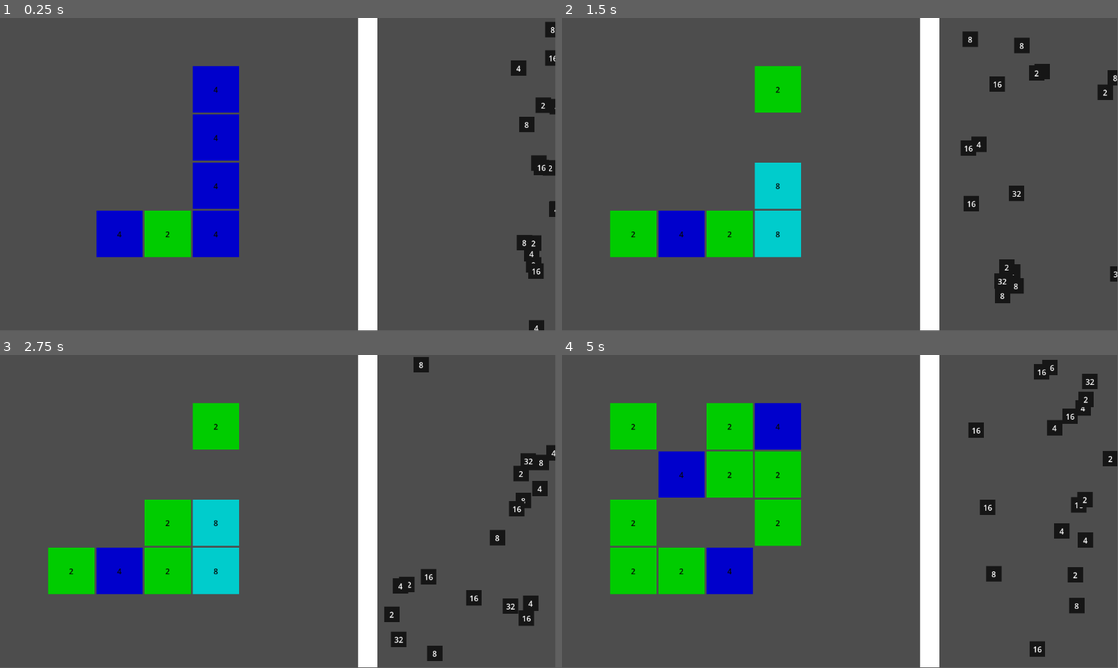
Above: before the commit, frames 1-4 (two rows, left to right).
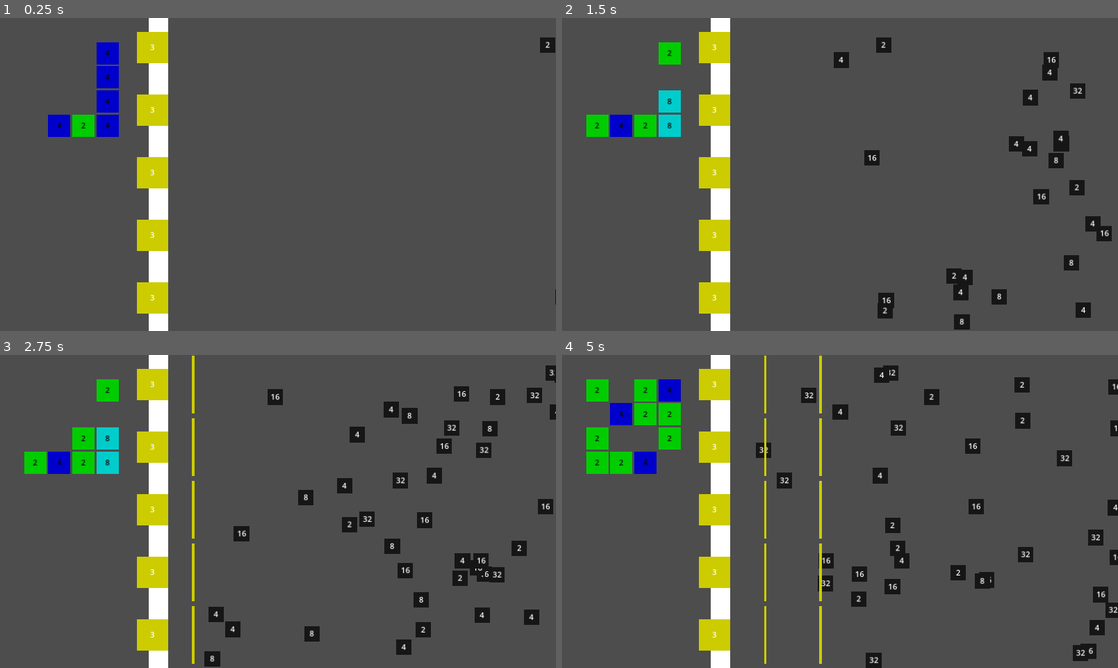
Above: after the commit, the same moments.

Repository: progstuff/2048TdPrototype
Game: Godot game, scene res://Data/WorldScene.tscn
Two runs of this game, one before a commit and one after it. Both use one fixed random seed, a clock stepped at 60 frames per second and the inputs below. Before the commit the project starts from res://Managers/WorldScene.tscn.
Inputs:
- Up to frame 1 (0.25 s): no input
- Up to frame 2 (1.5 s): hold Right (right) 0.53-1.28 s; hold Down (down) from 1.28 s (still down)
- Up to frame 3 (2.75 s): release Down (down) at 2.03 s; hold Right (right) from 2.03 s (still down)
- Up to frame 4 (5 s): release Right (right) at 2.78 s; hold Up (up) 2.78-3.53 s; hold Left (left) from 3.53 s (still down); tap R (restart) at 4.15 s
In our replay, the window is 799x449 before the commit and 800x450 after it. These sizes can differ from the game's own. Grey fills any space a smaller window leaves; there, only what the larger window draws over its background counts as a difference.

The runs differ from the first frame. In frame 1, 18% of the frame differs, in the area x 8-100%, y 0-100%; in frame 2, 21%; in frame 3, 25%; in frame 4, 29%, in the area x 4-100%, y 0-100%.

Commit message:
Добавил взаимодействие врагов со стеной, снарядов с врагами

Diff:
--- /dev/null
+++ b/Data/BulletScene.tscn
@@ -0,0 +1,21 @@
+[gd_scene load_steps=3 format=3 uid="uid://btpuviaph7ow8"]
+
+[ext_resource type="Script" path="res://Data/BulletScript.gd" id="1_med6v"]
+
+[sub_resource type="RectangleShape2D" id="RectangleShape2D_ajp7f"]
+size = Vector2(11, 120)
+
+[node name="Bullet" type="Node2D"]
+script = ExtResource("1_med6v")
+
+[node name="ColorRect" type="ColorRect" parent="."]
+offset_right = 5.0
+offset_bottom = 120.0
+
+[node name="bullet" type="Area2D" parent="."]
+collision_layer = 4
+collision_mask = 2
+
+[node name="CollisionShape2D" type="CollisionShape2D" parent="bullet"]
+position = Vector2(2.5, 60)
+shape = SubResource("RectangleShape2D_ajp7f")
--- /dev/null
+++ b/Data/BulletScript.gd
@@ -0,0 +1,56 @@
+extends Node2D
+class_name BulletElement
+
+var lvl = 1
+var speed = 100 #скорость в пикс в сек
+var power = pow(2, lvl)
+var startY = 0
+var isActive = false
+@onready var rect = $ColorRect
+
+func _ready() -> void:
+	pass
+
+func init(_lvl: int, _pos: Vector2):
+	startY = _pos.y
+	position = _pos
+	change_lvl(_lvl)
+	speed = 20*lvl
+
+	activate()
+
+func change_lvl(_lvl: int) -> void:
+	lvl = _lvl
+
+	if rect == null:
+		rect = $ColorRect
+	if(lvl == 0):
+		rect.color = Color(0.8, 0, 0, 1)
+	elif(lvl == 1):
+		rect.color = Color(0, 0.8, 0, 1)
+	elif(lvl == 2):
+		rect.color = Color(0, 0, 0.8, 1)
+	elif(lvl == 3):
+		rect.color = Color(0.8, 0.8, 0, 1)
+	elif(lvl == 4):
+		rect.color = Color(0, 0.8, 0.8, 1)
+
+	power = pow(2, lvl)
+
+func activate():
+	visible = true
+	isActive = true
+
+func deactivate():
+	visible = false
+	position = Vector2(-100, -100)
+	isActive = false
+
+func get_power() -> int:
+	return power
+
+func _process(_delta: float) -> void:
+	if isActive:
+		var shift = speed * _delta
+		position.x = position.x + shift
+		position.y = startY - rect.size.y/2
--- a/Managers/CellManagerScene.tscn
+++ b/Data/CellManagerScene.tscn
@@ -1,6 +1,6 @@
 [gd_scene load_steps=2 format=3 uid="uid://cgpdm8wugakg6"]
 
-[ext_resource type="Script" path="res://Managers/CellManagerScript.gd" id="1_hfsw2"]
+[ext_resource type="Script" path="res://Data/CellManagerScript.gd" id="1_hfsw2"]
 
 [node name="CellManager" type="Node"]
 script = ExtResource("1_hfsw2")
--- a/Managers/CellManagerScript.gd
+++ b/Data/CellManagerScript.gd
@@ -1,7 +1,7 @@
 extends Node
 var pool = {}
 
-var cell = load("res://Managers/CellScene.tscn")
+var cell = load("res://Data/CellScene.tscn")
 
 func create_cell(_number: int, _position: Vector2, _index: Vector2i):
 	if(!pool.has(_number)):
--- a/Managers/CellScene.tscn
+++ b/Data/CellScene.tscn
@@ -1,6 +1,6 @@
 [gd_scene load_steps=3 format=3 uid="uid://dek6sj8g5exx3"]
 
-[ext_resource type="Script" path="res://Managers/CellScript.gd" id="1_pofgc"]
+[ext_resource type="Script" path="res://Data/CellScript.gd" id="1_pofgc"]
 
 [sub_resource type="LabelSettings" id="LabelSettings_tk3qg"]
 font_color = Color(0.0253638, 0.0253638, 0.0253638, 1)
--- a/Managers/CellScript.gd
+++ b/Data/CellScript.gd
@@ -108,9 +108,9 @@
 func is_need_remove() -> bool:
 	return isNeedRemove
 
-func endCheck() -> bool:
+func endCheck(_delta: float) -> bool:
 	var isEnd = false
-	var pos = position + moveVector
+	var pos = position + moveVector*_delta
 	if moveVector.y == 0:
 		if moveVector.x > 0:
 			if(pos.x > newPos.x):
@@ -127,11 +127,11 @@
 				isEnd = true
 	return isEnd
 
-func move():
+func move(_delta: float):
 	if(curState == MOVE_STATE.IDLE):
 		return
 
-	if(endCheck()):
+	if(endCheck(_delta)):
 		if(curState == MOVE_STATE.MOVE):
 			curState = MOVE_STATE.IDLE
 		elif(curState == MOVE_STATE.MERGE):
@@ -144,4 +144,4 @@
 			isNeedRemove = true
 		position = newPos
 	else:
-		position = position + moveVector
+		position = position + moveVector*_delta
--- a/Managers/EnemyScene.tscn
+++ b/Data/EnemyScene.tscn
@@ -1,6 +1,6 @@
 [gd_scene load_steps=3 format=3 uid="uid://tqd0btvajbpi"]
 
-[ext_resource type="Script" path="res://Managers/EnemyScript.gd" id="1_exsd8"]
+[ext_resource type="Script" path="res://Data/EnemyScript.gd" id="1_exsd8"]
 
 [sub_resource type="RectangleShape2D" id="RectangleShape2D_wiik2"]
 size = Vector2(32, 32)
@@ -37,6 +37,5 @@
 [node name="Collider" type="CollisionShape2D" parent="enemy"]
 position = Vector2(16, 16)
 shape = SubResource("RectangleShape2D_wiik2")
-disabled = true
 
 [connection signal="area_entered" from="enemy" to="." method="_on_enemy_area_entered"]
--- a/Managers/EnemyScript.gd
+++ b/Data/EnemyScript.gd
@@ -7,8 +7,10 @@
 @export var moveVector = Vector2(-1, 0)
 @export var speed = 10
 
+var isActivated = false
 var collider = null
 var powerLabel = null
+var spawner = null
 
 func init(_power: int, _health: int, _startPosition: Vector2, _speed: int):
 
@@ -27,19 +29,27 @@
 
 func activate():
 	visible = true
-	collider.disabled = false
 	position = startPosition
+	isActivated = true
 
 func deactivate():
+	isActivated = false
 	visible = false
-	collider.disabled = true
 	position = Vector2(-200, -200)
 
-func _process(delta: float) -> void:
-	if(collider.disabled):
+
+func _process(_delta: float) -> void:
+	if(!isActivated):
 		return
-	position = position + speed*moveVector
+	position = position + speed*moveVector*_delta
 
 func _on_enemy_area_entered(area: Area2D) -> void:
+	if spawner == null:
+		spawner = get_parent().get_parent()
 	if(area.name == "wall"):
-		get_parent().get_parent().remove_enemy(self)
+		spawner.remove_enemy(self)
+	if(area.name == "bullet"):
+		var damage = area.get_parent().get_power()
+		health = health - damage
+		if(health <= 0):
+			spawner.remove_enemy(self)
--- a/Managers/EnemySpawnerScene.tscn
+++ b/Data/EnemySpawnerScene.tscn
@@ -1,12 +1,12 @@
 [gd_scene load_steps=2 format=3 uid="uid://dvkjd5ay5u8qx"]
 
-[ext_resource type="Script" path="res://Managers/EnemySpawnerScript.gd" id="1_gyvgf"]
+[ext_resource type="Script" path="res://Data/EnemySpawnerScript.gd" id="1_gyvgf"]
 
 [node name="EnemySpawner" type="Node2D"]
 script = ExtResource("1_gyvgf")
 
 [node name="Timer" type="Timer" parent="."]
-wait_time = 0.03
+wait_time = 0.1
 
 [node name="Enemies" type="Node" parent="."]
 
--- a/Managers/EnemySpawnerScript.gd
+++ b/Data/EnemySpawnerScript.gd
@@ -2,18 +2,16 @@
 
 var pool = {}
 
-var enemy = load("res://Managers/EnemyScene.tscn")
-var enemies = null
+var enemy = load("res://Data/EnemyScene.tscn")
+@onready var enemies = $Enemies
 var timer = null
 
 @export var minEnemiesCnt = 7
 @export var maxEnemiesCnt = 15
 @export var minPower = 1
 @export var maxPower = 5
-@export var minHealth = 1
-@export var maxHealth = 5
-@export var minSpeed = 10
-@export var maxSpeed = 5
+@export var minSpeed = 100
+@export var maxSpeed = 500
 @export var minWaitTime = 0.5
 @export var maxWaitTime = 0.9
 
@@ -48,7 +46,7 @@
 	var power = _enemy.power
 	if(!pool.has(power)):
 		pool[power] = Array()
-
+	#enemies.call_deferred('remove_child', _enemy)
 	_enemy.deactivate()
 	pool[power].push_back(_enemy)
 
@@ -58,12 +56,12 @@
 
 	for i in range(0, enemiesCount):
 		var power = pow(2, randi_range(minPower, maxPower))
-		var health = pow(2, randi_range(minHealth, maxHealth))
 		var speed = randf_range(minSpeed, maxSpeed)
 		var x = randi_range(sz.x, sz.x+100)
-		var y = randi_range(0, sz.y)
-		var obj = create_enemy(power, health, Vector2(x, y), speed)
-		enemies.add_child(obj)
+		var y = randi_range(16, sz.y-16)
+		var obj = create_enemy(power, power, Vector2(x, y), speed)
+		if(!obj.get_parent() == enemies):
+			enemies.add_child(obj)
 
 	var waitTime = randf_range(minWaitTime, maxWaitTime)
 	timer.wait_time = waitTime
--- /dev/null
+++ b/Data/GameFieldScene.tscn
@@ -0,0 +1,11 @@
+[gd_scene load_steps=3 format=3 uid="uid://r3dwm0laxvoe"]
+
+[ext_resource type="Script" path="res://Data/GameFieldScript.gd" id="1_vjir3"]
+[ext_resource type="PackedScene" uid="uid://cgpdm8wugakg6" path="res://Data/CellManagerScene.tscn" id="2_vqlpd"]
+
+[node name="GameField" type="Node2D"]
+script = ExtResource("1_vjir3")
+
+[node name="CellManager" parent="." instance=ExtResource("2_vqlpd")]
+
+[node name="CellsNode" type="Node2D" parent="."]
--- a/Managers/GameFieldScript.gd
+++ b/Data/GameFieldScript.gd
@@ -3,15 +3,15 @@
 @export var fieldRowsCnt = 4
 @export var fieldColumnsCnt = 4
 
-@export var cellHeightPx = 100
-@export var cellWidthPx = 100
+@export var cellHeightPx = 50
+@export var cellWidthPx = 50
 @export var borderWidthPx = 2
-@export var shiftSpeed = 50
-
-var moveTimer = null
+@export var shiftSpeed = 1000
+
 var cellManager = null
 var cellsNode = null
 
+var isShift = false
 var cellCoords = {} # Словарь индекс -> координата
 var cells = {} # Словарь индекс -> ячейка
 var shiftedCells = {}
@@ -40,9 +40,10 @@
 func _ready():
 	init()
 
+func get_width() -> int:
+	return (cellWidthPx + borderWidthPx) * fieldColumnsCnt
+
 func init():
-
-	position = Vector2i(100, 100)
 
 	init_values()
 	clear_field()
@@ -57,7 +58,7 @@
 	return Vector2i(cellWidth, cellHeight)
 
 func clear_field():
-	moveTimer.stop()
+	isShift = false
 	for cell in cellsNode.get_children():
 		cellsNode.remove_child(cell)
 
@@ -70,9 +71,6 @@
 func init_values():
 	if(cellManager == null):
 		cellManager = $CellManager
-
-	if(moveTimer == null):
-		moveTimer = $MoveTimer
 
 	if(cellsNode == null):
 		cellsNode = $CellsNode
@@ -162,7 +160,7 @@
 			shiftedCells[newInd] = shiftedCell
 			shiftedCell.set_new_pos(cellCoords[newInd])
 
-	moveTimer.start()
+	isShift = true
 
 
 func move_right() -> void:
@@ -214,7 +212,7 @@
 			shiftedCells[newInd] = shiftedCell
 			shiftedCell.set_new_pos(cellCoords[newInd])
 
-	moveTimer.start()
+	isShift = true
 
 func move_up() -> void:
 	if(isProcess):
@@ -265,7 +263,7 @@
 			shiftedCells[newInd] = shiftedCell
 			shiftedCell.set_new_pos(cellCoords[newInd])
 
-	moveTimer.start()
+	isShift = true
 
 func move_down() -> void:
 	if(isProcess):
@@ -316,18 +314,22 @@
 			shiftedCells[newInd] = shiftedCell
 			shiftedCell.set_new_pos(cellCoords[newInd])
 
-	moveTimer.start()
-
-func _on_move_timer_timeout() -> void:
+	isShift = true
+
+func _process(_delta: float) -> void:
+
+	if(!isShift):
+		return
+
 	var isNeedStop = true
 	for cellIndex in cells:
 		var cell = cells[cellIndex]
-		cell.move()
+		cell.move(_delta)
 		if(!cell.is_idle_state()):
 			isNeedStop = false
 
 	if(isNeedStop):
-		moveTimer.stop()
+		isShift = false
 
 		for cellIndex in cells:
 			var cell = cells[cellIndex]
--- /dev/null
+++ b/Data/TowerScene.tscn
@@ -0,0 +1,33 @@
+[gd_scene load_steps=2 format=3 uid="uid://byblx85v0ww5e"]
+
+[ext_resource type="Script" path="res://Data/TowerScript.gd" id="1_1oaj4"]
+
+[node name="Tower" type="Node2D"]
+script = ExtResource("1_1oaj4")
+
+[node name="ColorRect" type="ColorRect" parent="."]
+offset_right = 64.0
+offset_bottom = 64.0
+color = Color(0.0885599, 0.0885599, 0.0885599, 1)
+
+[node name="Label" type="Label" parent="ColorRect"]
+layout_mode = 1
+anchors_preset = 8
+anchor_left = 0.5
+anchor_top = 0.5
+anchor_right = 0.5
+anchor_bottom = 0.5
+offset_left = -20.0
+offset_top = -11.5
+offset_right = 20.0
+offset_bottom = 11.5
+grow_horizontal = 2
+grow_vertical = 2
+text = "65"
+horizontal_alignment = 1
+
+[node name="Bullets" type="Node" parent="."]
+
+[node name="Timer" type="Timer" parent="."]
+
+[connection signal="timeout" from="Timer" to="." method="_on_timer_timeout"]
--- /dev/null
+++ b/Data/TowerScript.gd
@@ -0,0 +1,73 @@
+extends Node2D
+
+@onready var rect = $ColorRect
+@onready var lvlLbl = $ColorRect/Label
+@onready var bullets = $Bullets
+@onready var timer = $Timer
+
+var bullet = load("res://Data/BulletScene.tscn")
+
+var pool = {}
+var lvl = 1
+
+func _ready() -> void:
+	pass
+
+func get_width()->int:
+	return rect.size.x
+
+func init(_lvl: int, pos: Vector2):
+	position = pos
+	change_lvl(_lvl)
+	start_shooting()
+
+func start_shooting():
+	timer.start()
+
+func stop_shooting():
+	timer.stop()
+
+func create_bullet():
+	if(!pool.has(lvl)):
+		pool[lvl] = Array()
+
+	var data = pool[lvl].pop_front()
+	if(data == null):
+		data = bullet.instantiate()
+
+	data.init(lvl, position + Vector2(rect.size.x, rect.size.y/2))
+
+	return data
+
+func remove_bullet(_bullet: BulletElement):
+	var bulletLvl = _bullet.lvl
+	if(!pool.has(bulletLvl)):
+		pool[bulletLvl] = Array()
+
+	_bullet.deactivate()
+	pool[bulletLvl].push_back(_bullet)
+
+func change_lvl(_lvl: int):
+	lvl = _lvl
+	lvlLbl.text = str(_lvl)
+
+	var tm = 2.0 - float(lvl)/30.0
+	if(tm < 0):
+		tm = float(lvl)/30.0
+
+	timer.wait_time = tm
+
+	if(lvl == 0):
+		rect.color = Color(0.8, 0, 0, 1)
+	elif(lvl == 1):
+		rect.color = Color(0, 0.8, 0, 1)
+	elif(lvl == 2):
+		rect.color = Color(0, 0, 0.8, 1)
+	elif(lvl == 3):
+		rect.color = Color(0.8, 0.8, 0, 1)
+	elif(lvl == 4):
+		rect.color = Color(0, 0.8, 0.8, 1)
+
+func _on_timer_timeout() -> void:
+	var bult = create_bullet()
+	bullets.add_child(bult)
--- /dev/null
+++ b/Data/WallScene.tscn
@@ -0,0 +1,23 @@
+[gd_scene load_steps=3 format=3 uid="uid://s3il0nevmoy4"]
+
+[ext_resource type="Script" path="res://Data/WallScript.gd" id="1_kjtvq"]
+
+[sub_resource type="RectangleShape2D" id="RectangleShape2D_mtw1e"]
+size = Vector2(11, 1303)
+
+[node name="Wall" type="Node2D"]
+script = ExtResource("1_kjtvq")
+
+[node name="WallRect" type="ColorRect" parent="."]
+offset_right = 40.0
+offset_bottom = 1291.0
+
+[node name="wall" type="Area2D" parent="."]
+collision_layer = 4
+collision_mask = 2
+
+[node name="CollisionShape2D" type="CollisionShape2D" parent="wall"]
+position = Vector2(41, 642)
+shape = SubResource("RectangleShape2D_mtw1e")
+
+[node name="Towers" type="Node" parent="."]
--- /dev/null
+++ b/Data/WallScript.gd
@@ -0,0 +1,23 @@
+extends Node2D
+
+@onready var towers = $Towers
+@onready var rect = $WallRect
+
+var tower = load("res://Data/TowerScene.tscn")
+
+var towersCnt = 5
+
+func get_width() -> int:
+	return rect.size.x
+
+func change_position(newX: int):
+	for twr in towers.get_children():
+		twr.position.x = newX - twr.get_width() + get_width()
+
+func _ready() -> void:
+	var sz = get_viewport().get_visible_rect().size
+	var dy = sz.y / towersCnt
+	for i in range(0, towersCnt):
+		var twr = tower.instantiate()
+		towers.add_child(twr)
+		twr.init(3, position + Vector2(-70, dy*i + 32))
--- /dev/null
+++ b/Data/WorldScene.tscn
@@ -0,0 +1,16 @@
+[gd_scene load_steps=5 format=3 uid="uid://x1i28r0vljli"]
+
+[ext_resource type="Script" path="res://Data/WorldScript.gd" id="1_tc2t4"]
+[ext_resource type="PackedScene" uid="uid://r3dwm0laxvoe" path="res://Data/GameFieldScene.tscn" id="2_0gnb1"]
+[ext_resource type="PackedScene" uid="uid://dvkjd5ay5u8qx" path="res://Data/EnemySpawnerScene.tscn" id="3_g5mdn"]
+[ext_resource type="PackedScene" uid="uid://s3il0nevmoy4" path="res://Data/WallScene.tscn" id="4_rk1p6"]
+
+[node name="Node2D" type="Node2D"]
+script = ExtResource("1_tc2t4")
+
+[node name="GameField" parent="." instance=ExtResource("2_0gnb1")]
+
+[node name="EnemySpawner" parent="." instance=ExtResource("3_g5mdn")]
+
+[node name="Wall" parent="." instance=ExtResource("4_rk1p6")]
+position = Vector2(788, -3)
--- /dev/null
+++ b/Data/WorldScript.gd
@@ -0,0 +1,11 @@
+extends Node2D
+
+@onready var gameField = $GameField
+@onready var wall = $Wall
+
+func _ready() -> void:
+	gameField.position = Vector2(50, 50)
+	wall.position.x = gameField.position.x
+	wall.position.x += gameField.get_width()
+	wall.position.x += wall.get_width() + 10
+	wall.change_position(wall.position.x)
--- a/Managers/GameFieldScene.tscn
+++ /dev/null
@@ -1,16 +0,0 @@
-[gd_scene load_steps=3 format=3 uid="uid://r3dwm0laxvoe"]
-
-[ext_resource type="Script" path="res://Managers/GameFieldScript.gd" id="1_vjir3"]
-[ext_resource type="PackedScene" uid="uid://cgpdm8wugakg6" path="res://Managers/CellManagerScene.tscn" id="2_vqlpd"]
-
-[node name="GameField" type="Node2D"]
-script = ExtResource("1_vjir3")
-
-[node name="CellManager" parent="." instance=ExtResource("2_vqlpd")]
-
-[node name="MoveTimer" type="Timer" parent="."]
-wait_time = 0.005
-
-[node name="CellsNode" type="Node2D" parent="."]
-
-[connection signal="timeout" from="MoveTimer" to="." method="_on_move_timer_timeout"]
--- a/Managers/WallScene.tscn
+++ /dev/null
@@ -1,20 +0,0 @@
-[gd_scene load_steps=2 format=3 uid="uid://s3il0nevmoy4"]
-
-[sub_resource type="RectangleShape2D" id="RectangleShape2D_mtw1e"]
-size = Vector2(11, 1303)
-
-[node name="Wall" type="Node2D"]
-
-[node name="ColorRect" type="ColorRect" parent="."]
-offset_left = -45.0
-offset_top = 1.0
-offset_right = -5.0
-offset_bottom = 1292.0
-
-[node name="wall" type="Area2D" parent="."]
-collision_layer = 4
-collision_mask = 2
-
-[node name="CollisionShape2D" type="CollisionShape2D" parent="wall"]
-position = Vector2(-4.5, 641.5)
-shape = SubResource("RectangleShape2D_mtw1e")
--- a/Managers/WorldScene.tscn
+++ /dev/null
@@ -1,16 +0,0 @@
-[gd_scene load_steps=5 format=3 uid="uid://x1i28r0vljli"]
-
-[ext_resource type="Script" path="res://Managers/WorldScript.gd" id="1_tc2t4"]
-[ext_resource type="PackedScene" uid="uid://r3dwm0laxvoe" path="res://Managers/GameFieldScene.tscn" id="2_0gnb1"]
-[ext_resource type="PackedScene" uid="uid://dvkjd5ay5u8qx" path="res://Managers/EnemySpawnerScene.tscn" id="3_g5mdn"]
-[ext_resource type="PackedScene" uid="uid://s3il0nevmoy4" path="res://Managers/WallScene.tscn" id="4_rk1p6"]
-
-[node name="Node2D" type="Node2D"]
-script = ExtResource("1_tc2t4")
-
-[node name="GameField" parent="." instance=ExtResource("2_0gnb1")]
-
-[node name="EnemySpawner" parent="." instance=ExtResource("3_g5mdn")]
-
-[node name="Wall" parent="." instance=ExtResource("4_rk1p6")]
-position = Vector2(788, -3)
--- a/Managers/WorldScript.gd
+++ /dev/null
@@ -1,3 +0,0 @@
-extends Node2D
-
-@onready var gameField = $GameField
--- a/project.godot
+++ b/project.godot
@@ -11,9 +11,13 @@
 [application]
 
 config/name="2048TdPrototype"
-run/main_scene="res://Managers/WorldScene.tscn"
+run/main_scene="res://Data/WorldScene.tscn"
 config/features=PackedStringArray("4.3", "GL Compatibility")
 config/icon="res://icon.svg"
+
+[display]
+
+window/stretch/mode="canvas_items"
 
 [input]
 
Not shown, added: Data/GamCC29.tmp
